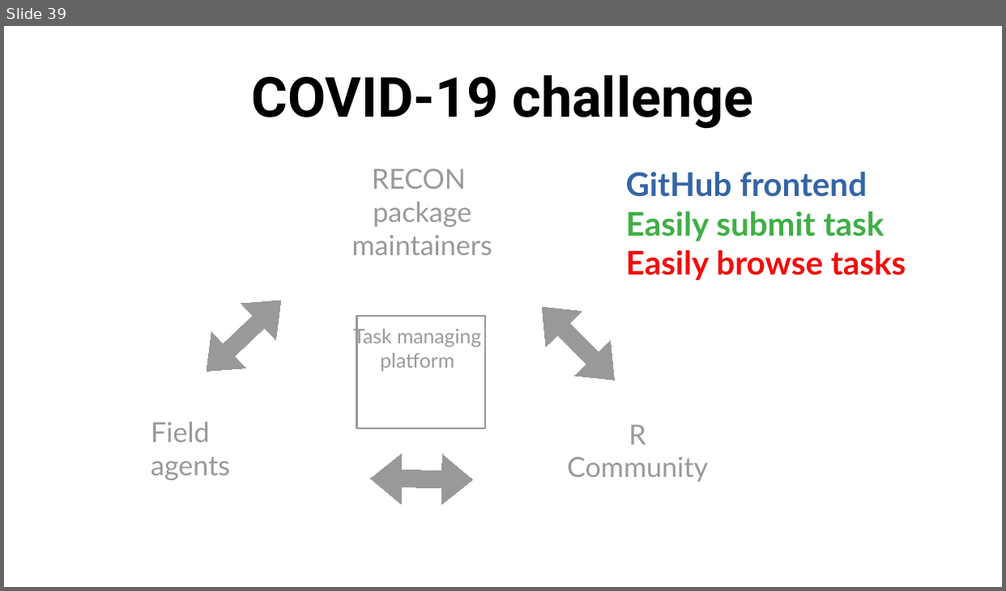
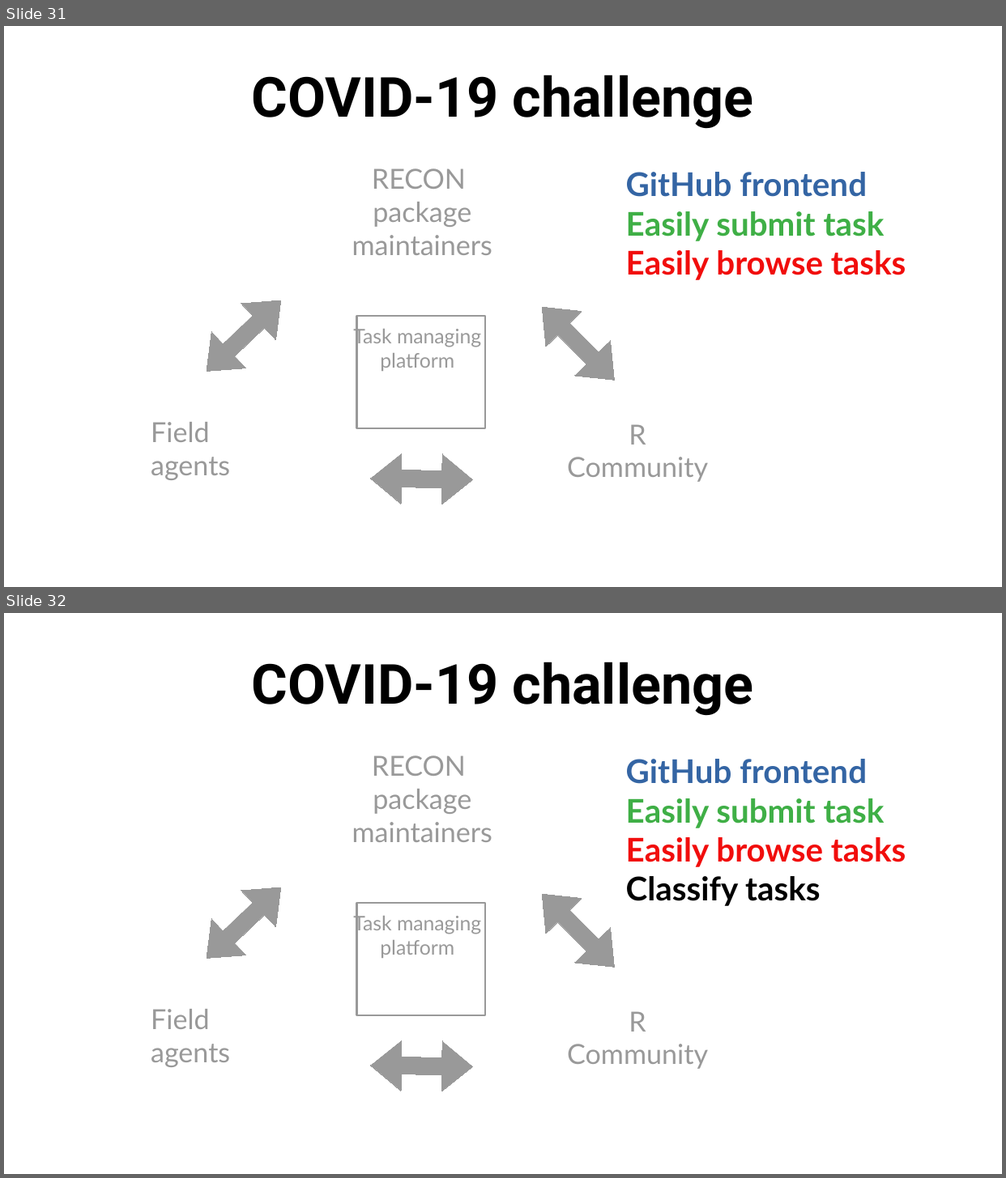
Before and after one commit to matthieugold/covid-19-challenge, a slide deck: docs/dscc_presentation/dscc_presentation.odp. Shown one above the other, each under a label of ours: slide 39 before the commit, slides 31 and 32 after it. The pictures are 1006x591 and 1006x1178 pixels, drawn with LibreOffice and Linux fonts; fonts in the diff are those of the drawing. Boxes give left, top, right and bottom in pixels: in the first picture for what was removed or moved away, otherwise in the second. Text is boxed around its words. In the diff, an @@ line names an element or a change of style, - is before the commit and + after.

```diff
--- a/docs/dscc_presentation/dscc_presentation.odp
+++ b/docs/dscc_presentation/dscc_presentation.odp
@@ slide 32 added at (4, 613, 1002, 1174), background #FFFFFF @@
@@ title added at (252, 662, 754, 716), 44 pt, text #000000, bold @@
+COVID-19 challenge
@@ rectangle added at (68, 713, 617, 1127), fill #FFFFFF at 60% opacity @@
@@ text added at (352, 756, 492, 842), 22 pt, text #000000 @@
+RECON
+package
+maintainers
@@ text added at (626, 759, 906, 906), 26 pt, text #F10D0C, bold @@
+GitHub frontend
+Easily submit task
+Easily browse tasks
+Classify tasks
@@ left right arrow added at (189, 870, 298, 977), fill #000000, outline #000000 0 pt @@
@@ left right arrow added at (525, 876, 633, 984), fill #000000, outline #000000 0 pt @@
@@ rectangle added at (357, 903, 486, 1016), fill #FFFFFF, outline #000000 1.42 pt @@
@@ text added at (353, 914, 481, 958), 16 pt, text #000000 @@
+Task managing platform
@@ rectangle added at (617, 977, 753, 1119), fill #FFFFFF at 60% opacity @@
@@ text added at (151, 1009, 230, 1067), 22 pt, text #000000 @@
+Field
+agents
@@ text added at (567, 1012, 708, 1069), 22 pt, text #000000 @@
+R
+Community
@@ left right arrow added at (370, 1041, 473, 1092), fill #000000, outline #000000 0 pt @@
@@ what was slide 39 is now slide 31 @@
```
Also in this commit, not shown: 2 slides changed, 2 other slides added.
